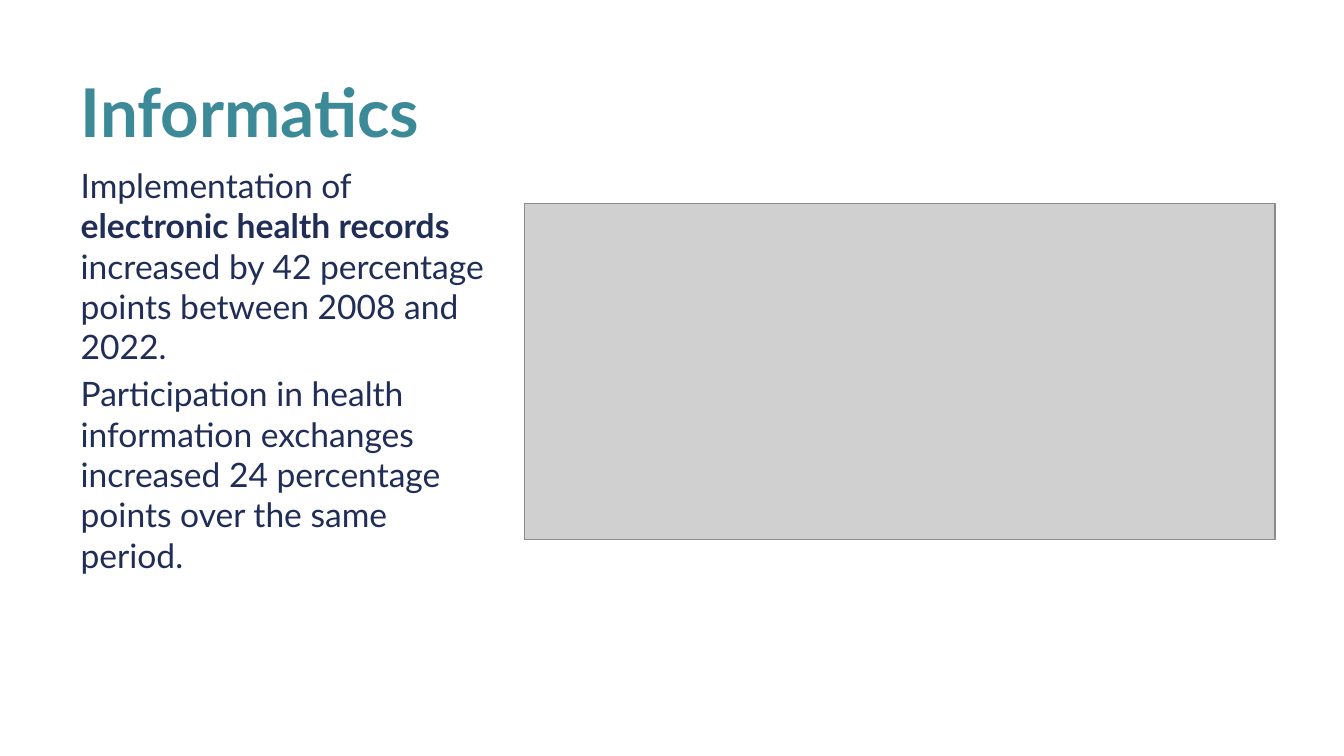
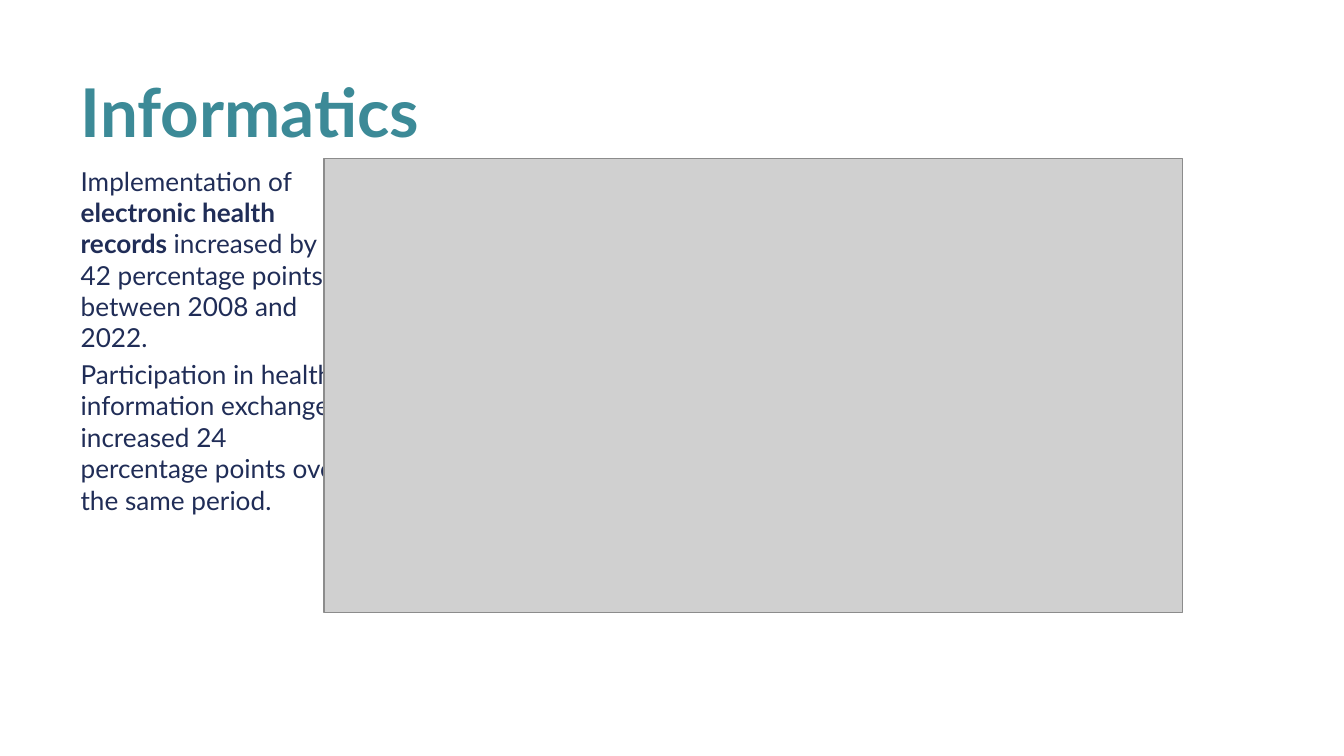
Before and after one commit to madocalder/nacchoProfile, a slide deck: slide 7 of inst/app/www/Profile2022KeyFindings.pptx. Drawn at 1344x756 pixels with LibreOffice and Linux fonts; fonts in the diff are those of the drawing; grey boxes stand for pictures; background and template pictures are left out. Boxes give left, top, right and bottom in pixels: in the first picture for what was removed or moved away, otherwise in the second. Text is boxed around its words. In the diff, an @@ line names an element or a change of style, - is before the commit and + after.

```diff
--- a/inst/app/www/Profile2022KeyFindings.pptx
+++ b/inst/app/www/Profile2022KeyFindings.pptx
@@ text "Implementation of electronic health records ..." at (81, 171, 344, 514): size 18 to 14 pt @@
@@ picture: place and size @@
-picture at (524, 203, 1274, 539)
+picture at (324, 159, 1183, 613)
```
Also in this commit, not shown: 7 other slides changed, 37 other files.
